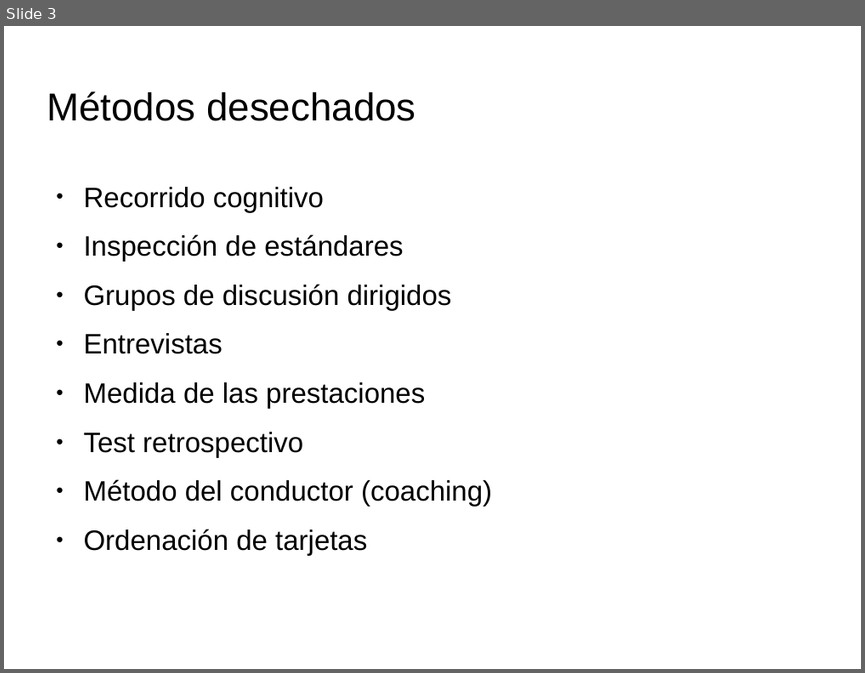
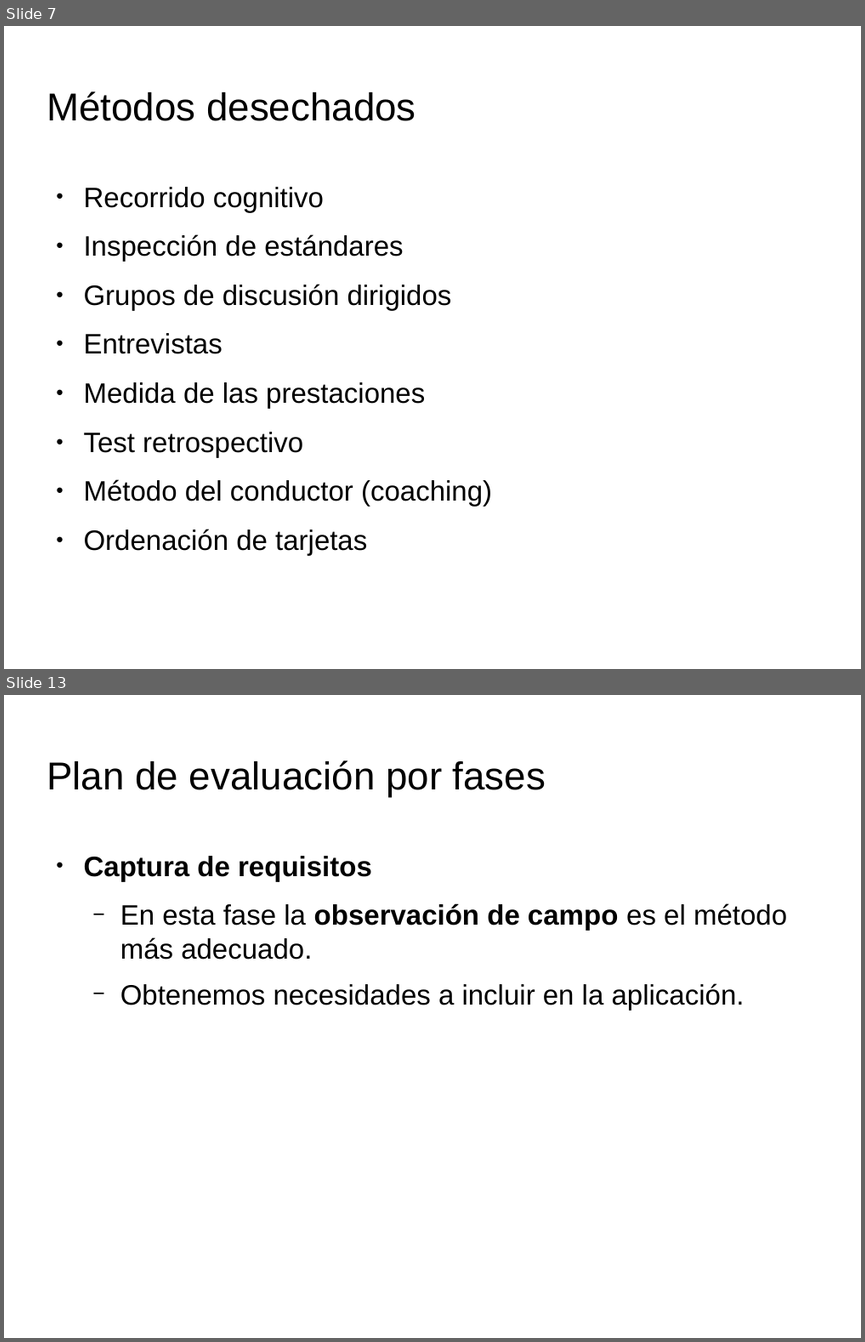
Before and after one commit to spolex/MakeStrong, a slide deck: IPC_doc/actividad7.3/plan_evaluación.odp. Shown one above the other, each under a label of ours: slide 3 before the commit, slides 7 and 13 after it; the slides between them are not shown. The pictures are 865x673 and 865x1342 pixels, drawn with LibreOffice and Linux fonts; fonts in the diff are those of the drawing; background and template pictures are left out. Boxes give left, top, right and bottom in pixels: in the first picture for what was removed or moved away, otherwise in the second. Text is boxed around its words. In the diff, an @@ line names an element or a change of style, - is before the commit and + after.

```diff
--- a/IPC_doc/actividad7.3/plan_evaluación.odp
+++ b/IPC_doc/actividad7.3/plan_evaluación.odp
@@ slide 13 added at (4, 695, 861, 1338), background picture (left out) @@
@@ title added at (46, 760, 545, 798), 36 pt, text #000000 @@
+Plan de evaluación por fases
@@ text added at (84, 856, 787, 1009), 26 pt, text #000000 @@
+● Captura de requisitos
+  − En esta fase la observación de campo es el método más adecuado.
+  − Obtenemos necesidades a incluir en la aplicación.
@@ what was slide 3 is now slide 7 @@
```
Also in this commit, not shown: 2 slides changed, 11 other slides added, 1 other file.
